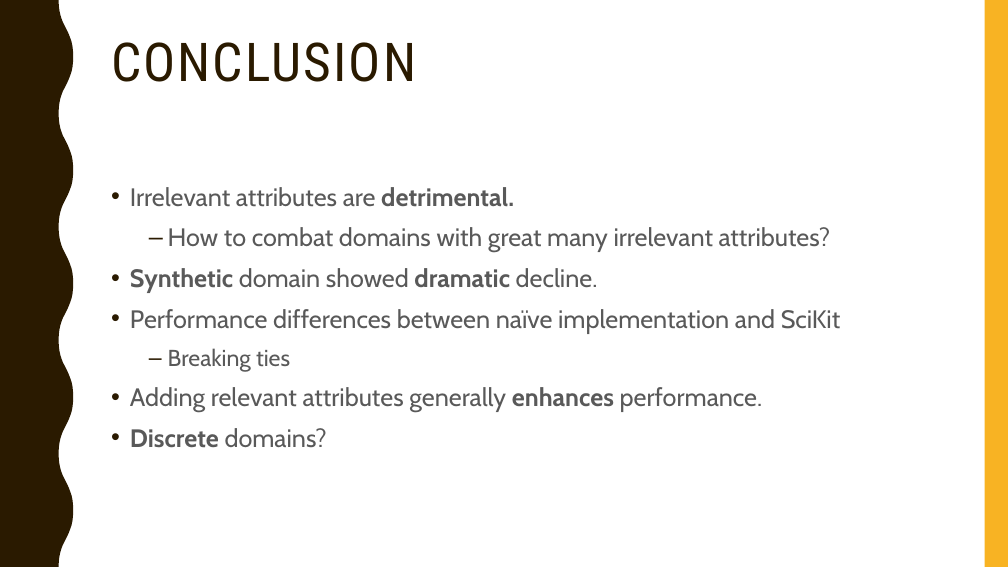
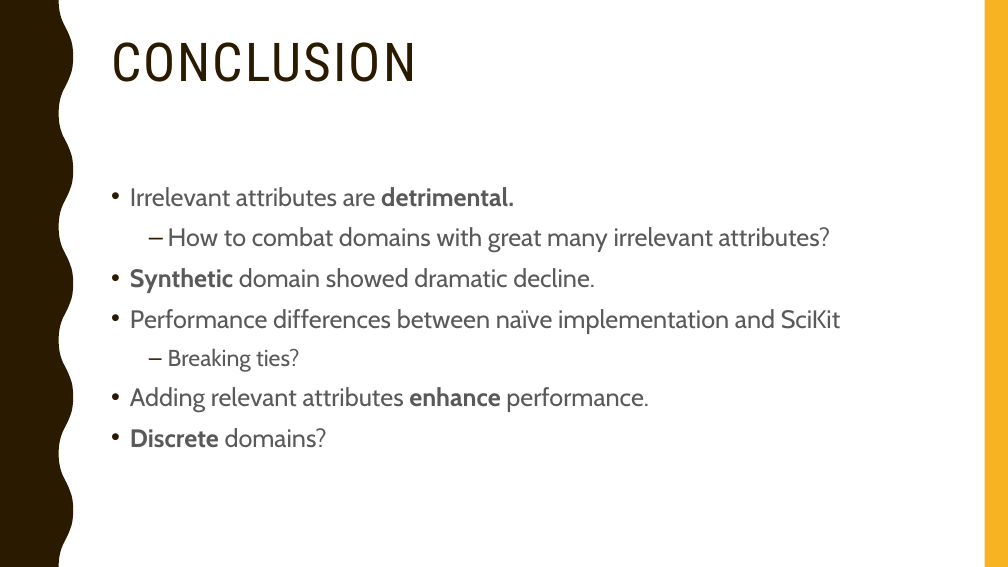
Before and after one commit to gururaj-shriram/ece548-machine-learning, a slide deck: slide 33 of proj1/presentation/pres.pptx. Drawn at 1008x567 pixels with LibreOffice and Linux fonts; fonts in the diff are those of the drawing. Boxes give left, top, right and bottom in pixels: in the first picture for what was removed or moved away, otherwise in the second. Text is boxed around its words. In the diff, an @@ line names an element or a change of style, - is before the commit and + after.

```diff
--- a/proj1/presentation/pres.pptx
+++ b/proj1/presentation/pres.pptx
@@ text at [130,268,595,293]: bold off in "dramatic" @@
@@ text at [130,348,649,412]: text changed @@
-  – Breaking ties
-• Adding relevant attributes generally enhances performance.
+  – Breaking ties?
+• Adding relevant attributes enhance performance.
```
Also in this commit, not shown: 10 other slides changed, 29 other files.
